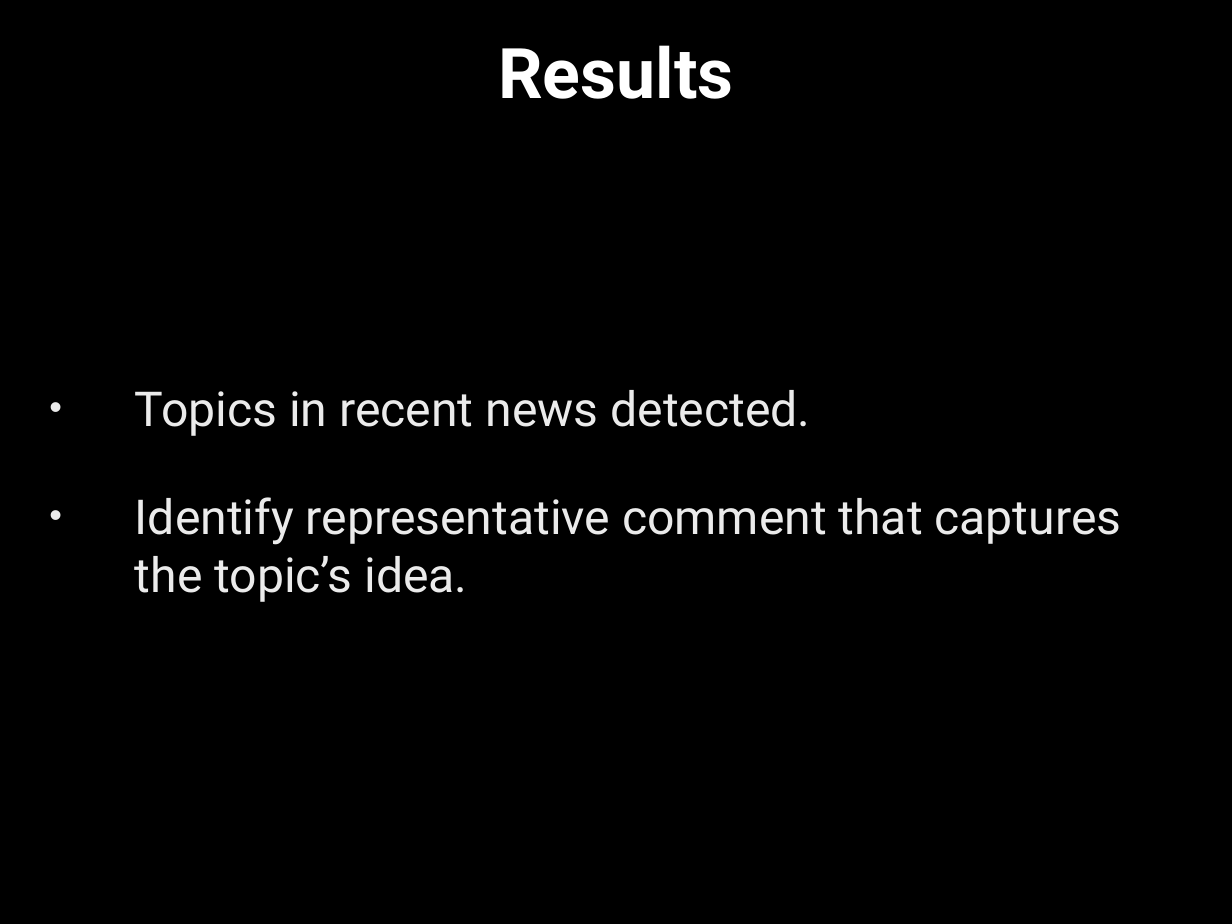
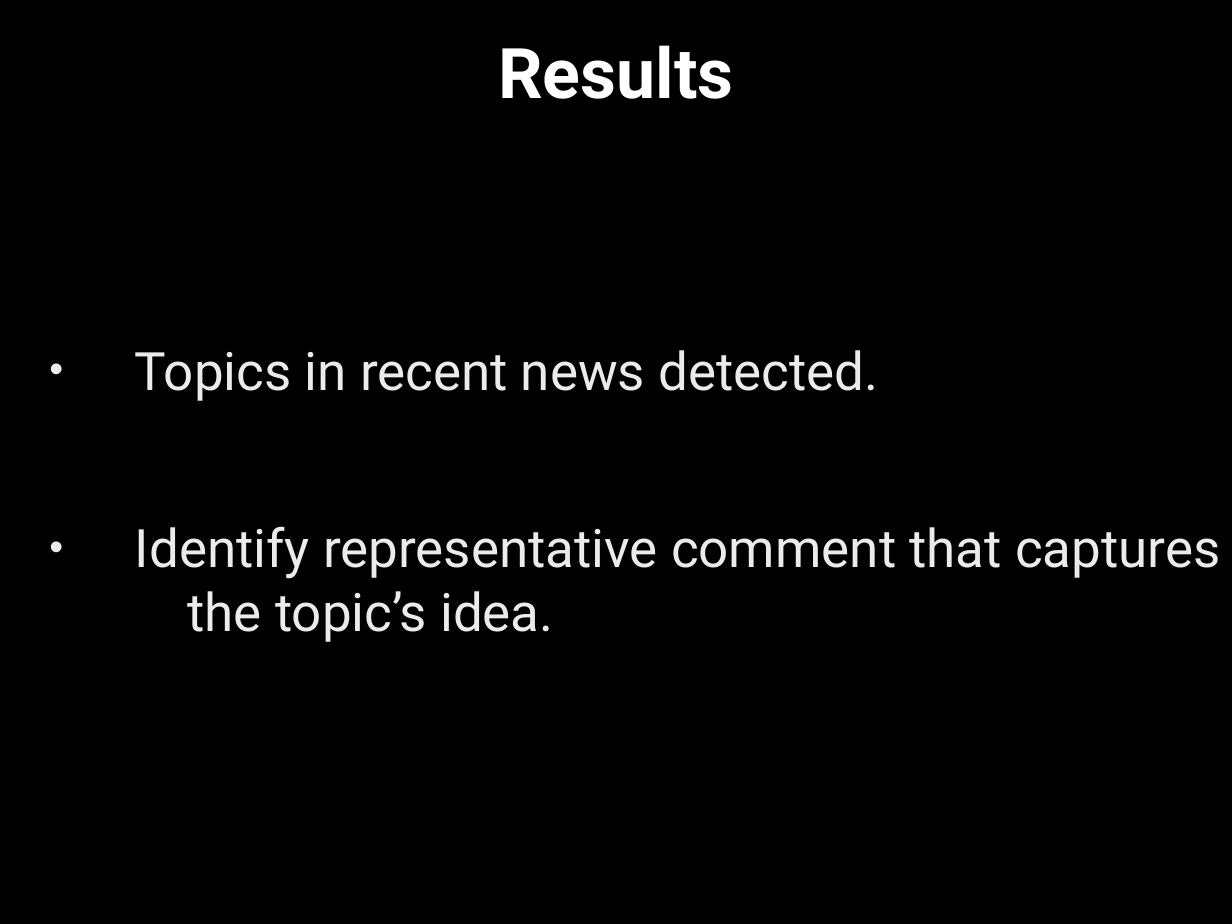
Before and after one commit to PeggyFan/Project, a slide deck: slide 10 of data/nyt_summarizer_10_09_1.pptx. Drawn at 1232x924 pixels with LibreOffice and Linux fonts; fonts in the diff are those of the drawing; background and template pictures are left out. Boxes give left, top, right and bottom in pixels: in the first picture for what was removed or moved away, otherwise in the second. Text is boxed around its words. In the diff, an @@ line names an element or a change of style, - is before the commit and + after.

```diff
--- a/data/nyt_summarizer_10_09_1.pptx
+++ b/data/nyt_summarizer_10_09_1.pptx
@@ text "Topics in recent news detected." at (135,350,1220,642): size 40 to 44 pt @@
```
Also in this commit, not shown: 1 other slide changed, 3 other files.
